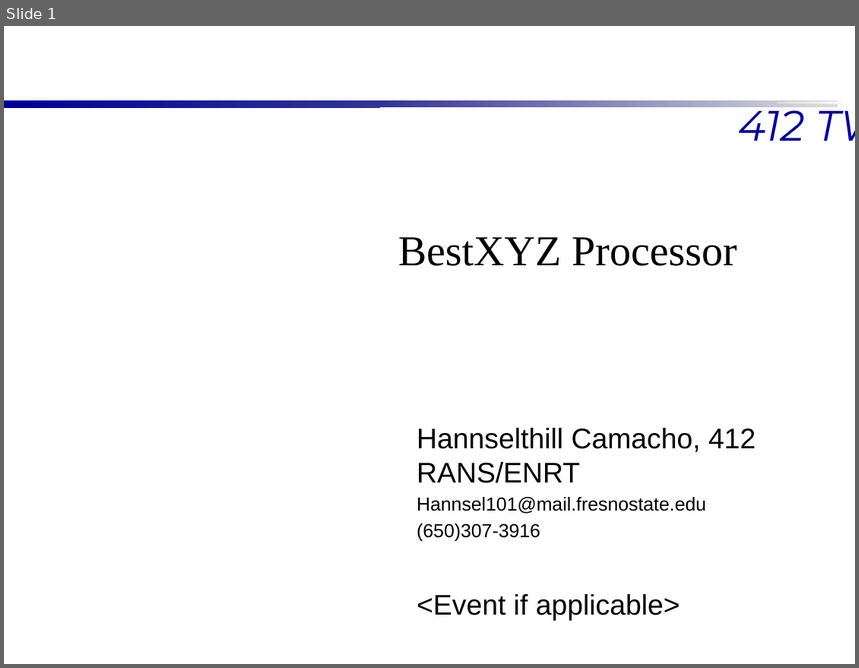
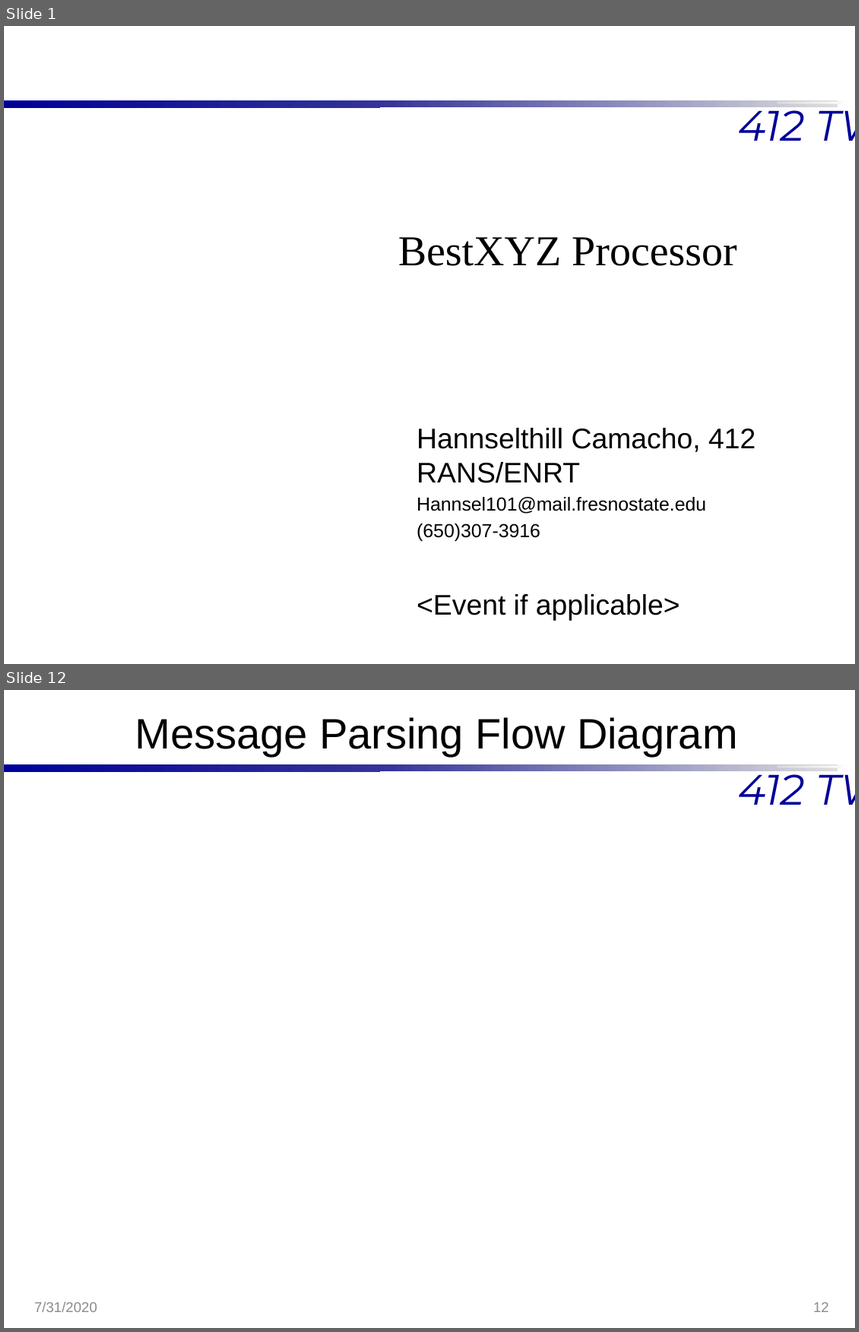
Before and after one commit to Hannsel101/PCIP_Intern_Proj_1, a slide deck: BestXYZ_Presentation.pptx. Shown one above the other, each under a label of ours: slide 1 before the commit, slides 1 and 12 after it; the slides between them are not shown. The pictures are 859x668 and 859x1332 pixels, drawn with LibreOffice and Linux fonts; fonts in the diff are those of the drawing; background and template pictures are left out. Boxes give left, top, right and bottom in pixels: in the first picture for what was removed or moved away, otherwise in the second. Text is boxed around its words. In the diff, an @@ line names an element or a change of style, - is before the commit and + after.

Commit message:
created some flow diagrams for the presentation and updated the slides

```diff
--- a/BestXYZ_Presentation.pptx
+++ b/BestXYZ_Presentation.pptx
@@ slide 12 added at [4, 690, 855, 1328], background #FFFFFF; not listed: 4 template elements that a slide beside it also shows @@
@@ title added at [135, 717, 738, 756], 36 pt, text #000000 @@
+Message Parsing Flow Diagram
@@ text added at [34, 1302, 97, 1312], 12 pt, text #8C8C8C @@
+7/31/2020
@@ page number added at [813, 1303, 829, 1312], 12 pt, text #8C8C8C @@
+12
```
Also in this commit, not shown: 4 slides changed, 7 other slides added, 5 other files.
